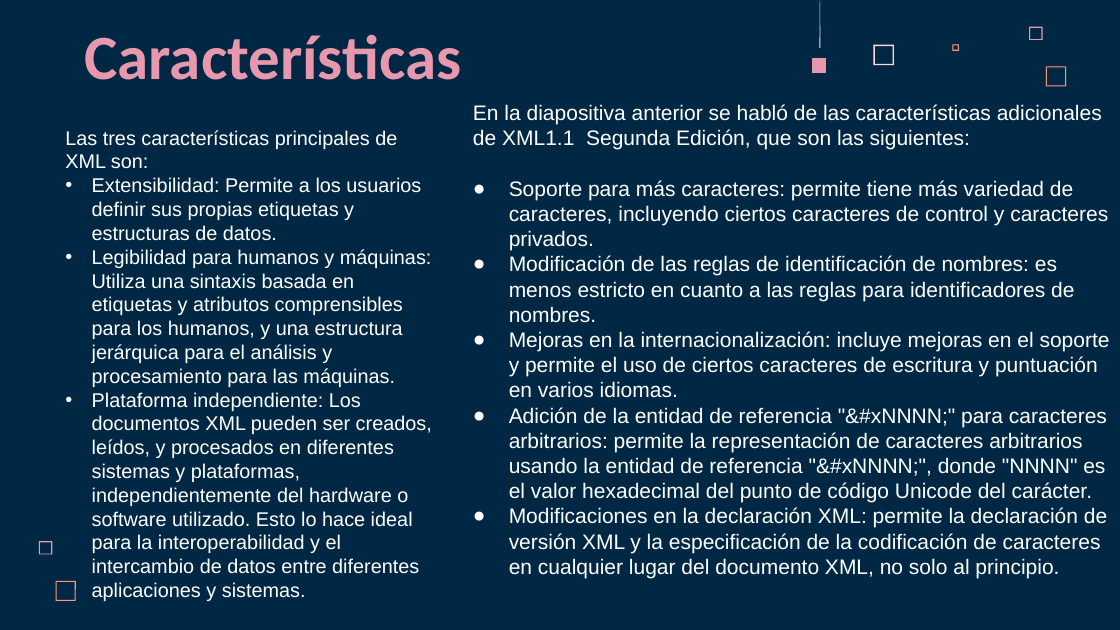
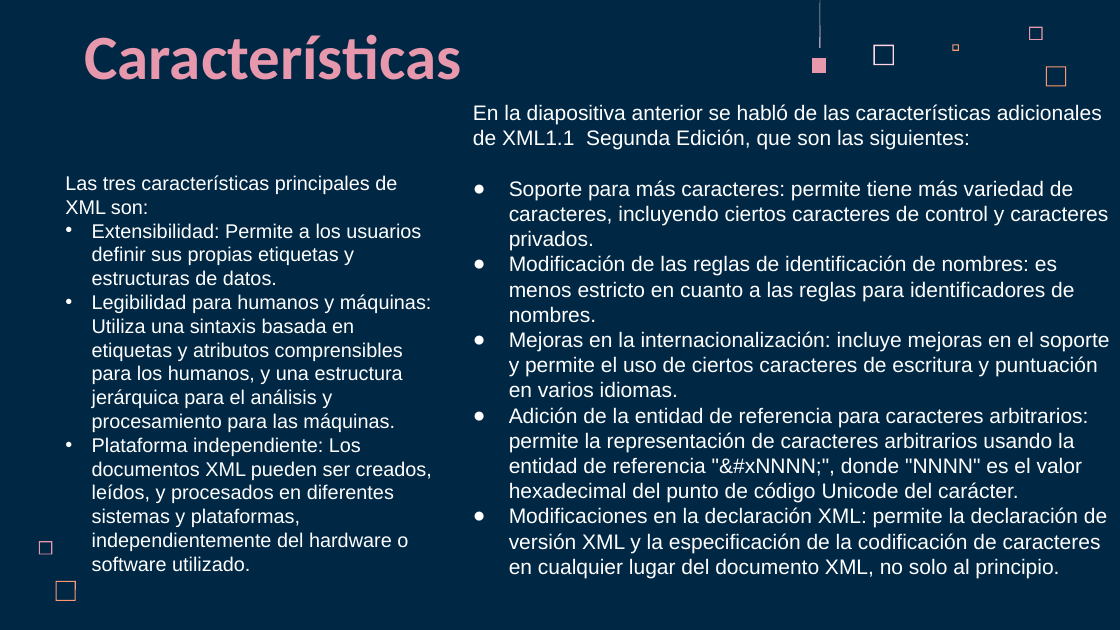
Before and after one commit to dvidCR/Lenguaje-de-Marcas, a slide deck: slide 5 of Tercer_Trimestre/Ejercicios/XML/XML.pptx. Drawn at 1120x630 pixels with LibreOffice and Linux fonts; fonts in the diff are those of the drawing. Boxes give left, top, right and bottom in pixels: in the first picture for what was removed or moved away, otherwise in the second. Text is boxed around its words. In the diff, an @@ line names an element or a change of style, - is before the commit and + after.

Commit message:
27 Commit

```diff
--- a/Tercer_Trimestre/Ejercicios/XML/XML.pptx
+++ b/Tercer_Trimestre/Ejercicios/XML/XML.pptx
@@ text "Las tres características principales de ...": place and size @@
-text "Las tres características principales de ..." at box(65, 130, 432, 601)
+text "Las tres características principales de ..." at box(65, 175, 432, 572)
@@ text at box(509, 407, 1088, 503): text changed @@
-● Adición de la entidad de referencia "&#xNNNN;" para caracteres arbitrarios: permite la representación de caracteres arbitrarios usando la entidad de referencia "&#xNNNN;", donde "NNNN" es el valor hexadecimal del punto de código Unicode del carácter.
+● Adición de la entidad de referencia para caracteres arbitrarios: permite la representación de caracteres arbitrarios usando la entidad de referencia "&#xNNNN;", donde "NNNN" es el valor hexadecimal del punto de código Unicode del carácter.
@@ text at box(92, 437, 432, 572): text changed @@
-    • Plataforma independiente: Los documentos XML pueden ser creados, leídos, y procesados en diferentes sistemas y plataformas, independientemente del hardware o software utilizado. Esto lo hace ideal para la interoperabilidad y el intercambio de datos entre diferentes aplicaciones y sistemas.
+    • Plataforma independiente: Los documentos XML pueden ser creados, leídos, y procesados en diferentes sistemas y plataformas, independientemente del hardware o software utilizado.
```
Also in this commit, not shown: 3 other slides changed.
